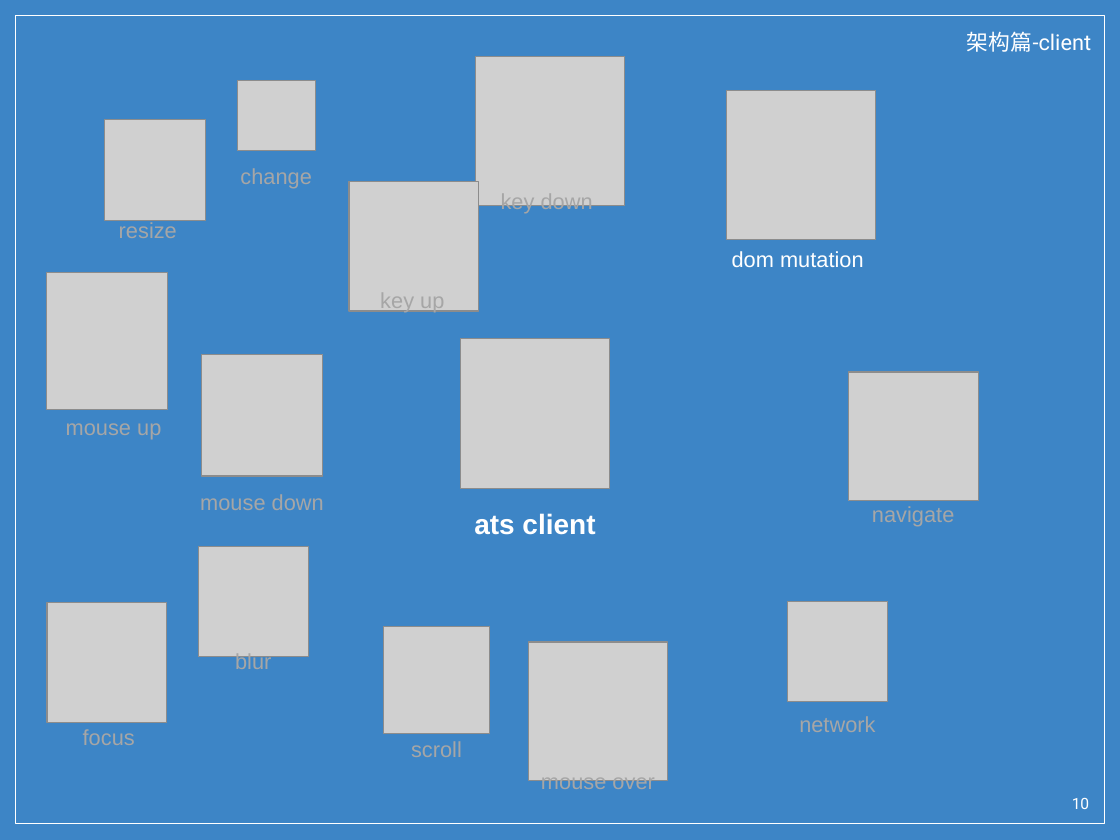
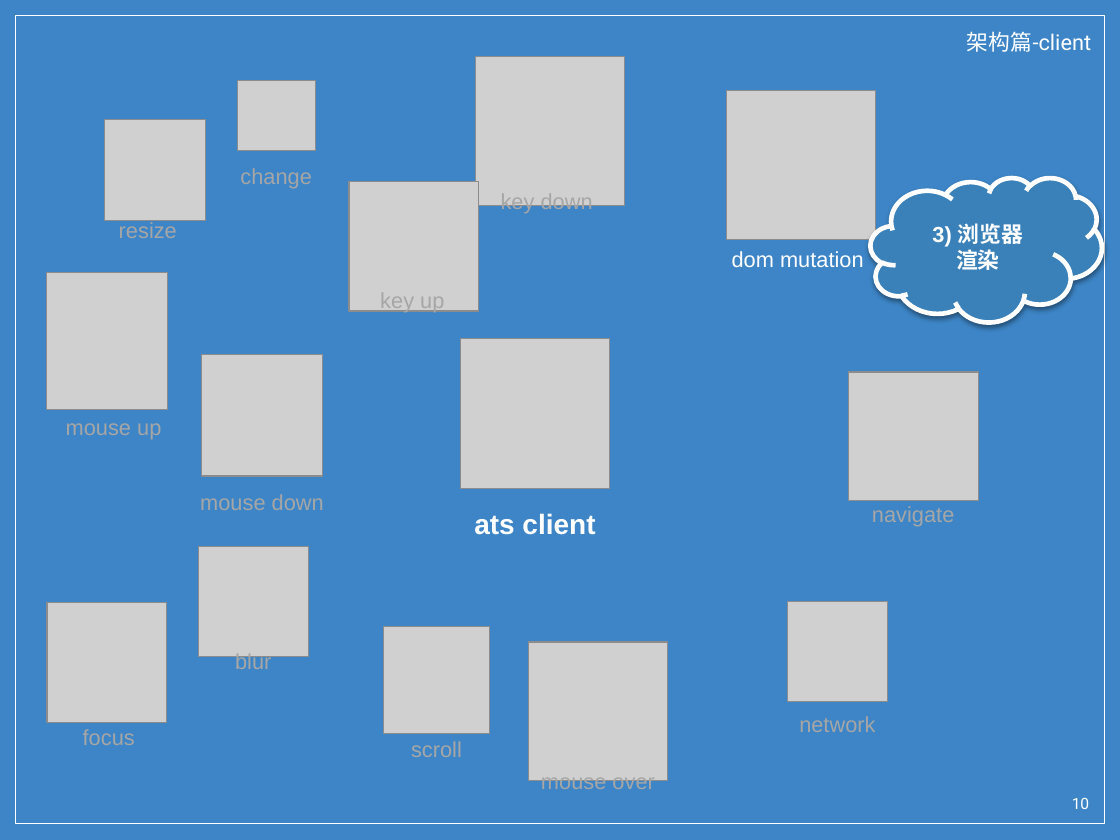
Before and after one commit to wu0792/ats_client, a slide deck: slide 10 of ext/share.pptx. Drawn at 1120x840 pixels with LibreOffice and Linux fonts; fonts in the diff are those of the drawing; grey boxes stand for pictures; background and template pictures are left out. Boxes give left, top, right and bottom in pixels: in the first picture for what was removed or moved away, otherwise in the second. Text is boxed around its words. In the diff, an @@ line names an element or a change of style, - is before the commit and + after.

```diff
--- a/ext/share.pptx
+++ b/ext/share.pptx
@@ cloud added at [870,178,1102,323], fill #3A81BA, outline #FFFFFF 3 pt, 14 pt, text #FFFFFF, bold @@
+3) 浏览器
+渲染
```
Also in this commit, not shown: 5 other slides changed, 2 slides added, 3 slides removed.
